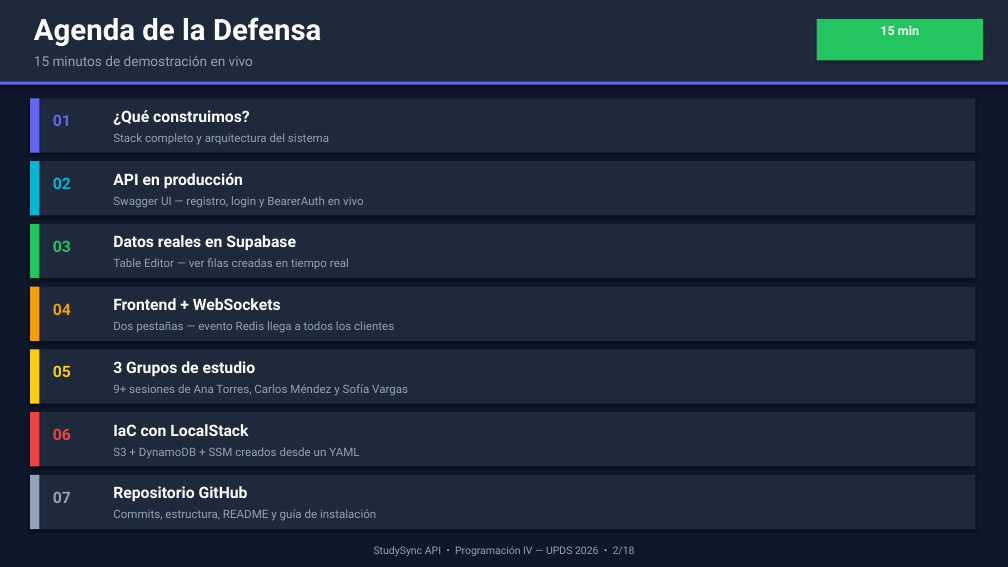
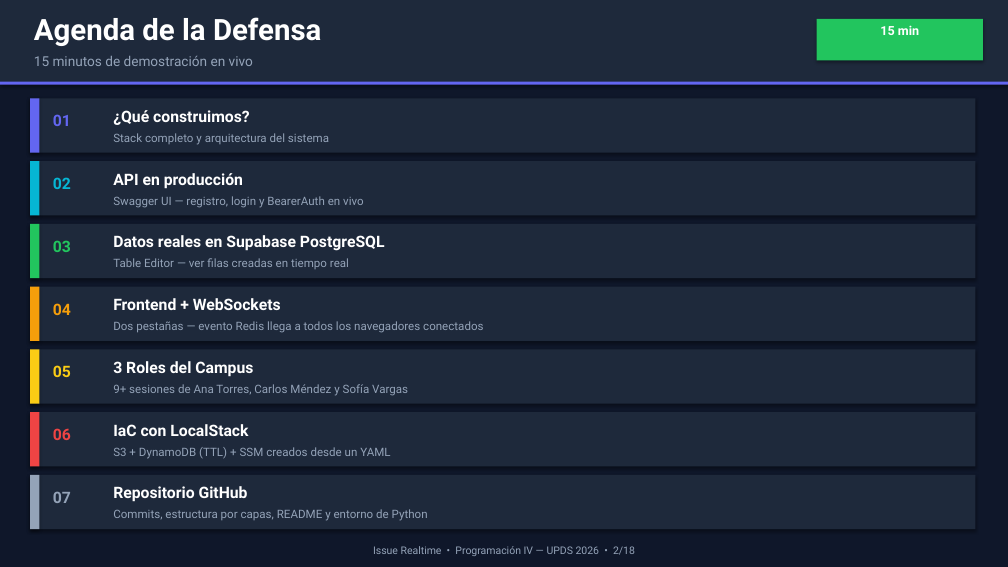
Before and after one commit to JoseMPB13/P4, a slide deck: slide 2 of StudySync_Presentacion_Proyecto_Final.pptx. Drawn at 1008x567 pixels with LibreOffice and Linux fonts; fonts in the diff are those of the drawing. Boxes give left, top, right and bottom in pixels: in the first picture for what was removed or moved away, otherwise in the second. Text is boxed around its words. In the diff, an @@ line names an element or a change of style, - is before the commit and + after.

Commit message:
docs: actualizar presentacion de PowerPoint con el stack tecnico veridico de Issue Realtime

```diff
--- a/StudySync_Presentacion_Proyecto_Final.pptx
+++ b/StudySync_Presentacion_Proyecto_Final.pptx
@@ text at [113,235,385,251]: text changed @@
-Datos reales en Supabase
+Datos reales en Supabase PostgreSQL
@@ text at [113,321,483,333]: text changed @@
-Dos pestañas — evento Redis llega a todos los clientes
+Dos pestañas — evento Redis llega a todos los navegadores conectados
@@ text at [113,361,253,377]: text changed @@
-3 Grupos de estudio
+3 Roles del Campus
@@ text at [113,447,390,459]: text changed @@
-S3 + DynamoDB + SSM creados desde un YAML
+S3 + DynamoDB (TTL) + SSM creados desde un YAML
@@ text at [113,509,428,521]: text changed @@
-Commits, estructura, README y guía de instalación
+Commits, estructura por capas, README y entorno de Python
@@ text at [373,546,635,556]: text changed @@
-StudySync API • Programación IV — UPDS 2026 • 2/18
+Issue Realtime • Programación IV — UPDS 2026 • 2/18
```
Also in this commit, not shown: 17 other slides changed.
